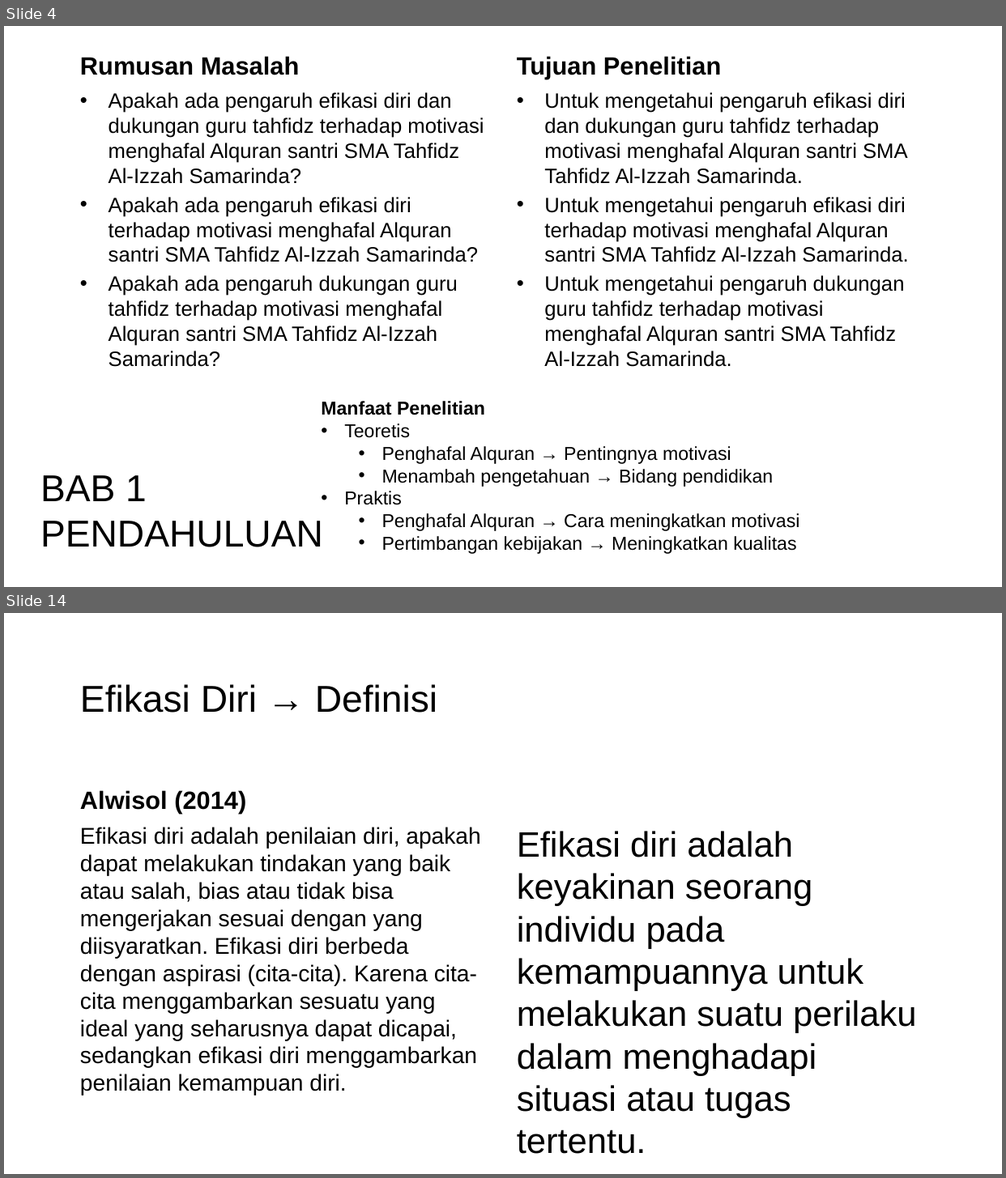
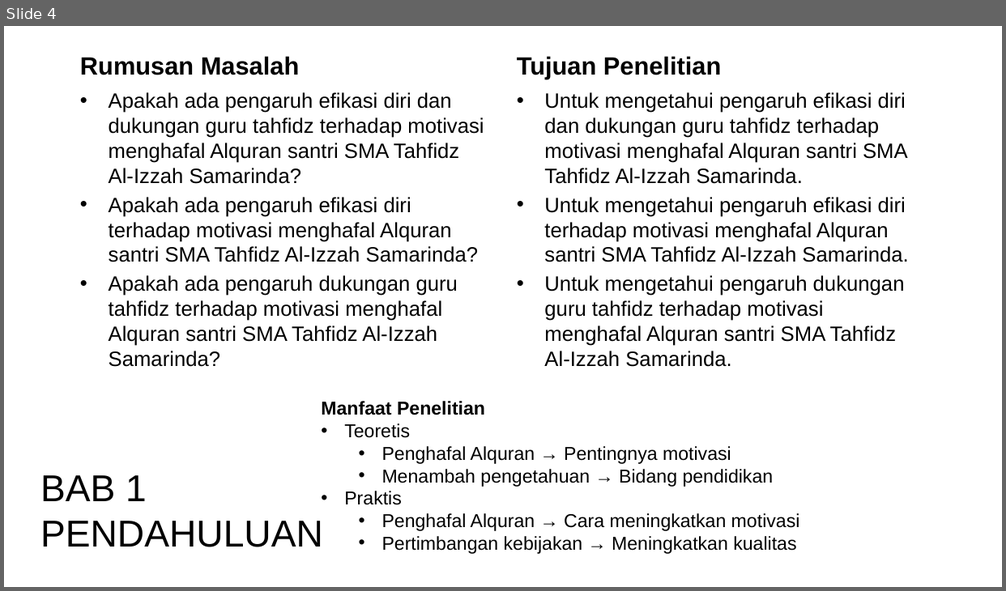
Before and after one commit to mzaini30/skripsi, a slide deck: seminar proposal.pptx. Shown one above the other, each under a label of ours: slides 4 and 14 before the commit, slide 4 after it; the slides between them are not shown. The pictures are 1006x1178 and 1006x591 pixels, drawn with LibreOffice and Linux fonts; fonts in the diff are those of the drawing; background and template pictures are left out. Boxes give left, top, right and bottom in pixels: in the first picture for what was removed or moved away, otherwise in the second. Text is boxed around its words. In the diff, an @@ line names an element or a change of style, - is before the commit and + after.

```diff
--- a/seminar proposal.pptx
+++ b/seminar proposal.pptx
@@ slide 14 removed at (4, 613, 1002, 1174), background picture (left out) @@
@@ title removed at (80, 684, 437, 713) @@
-Efikasi Diri → Definisi
@@ text removed at (80, 790, 246, 814) @@
-Alwisol (2014)
@@ text removed at (80, 827, 480, 1096) @@
-Efikasi diri adalah penilaian diri, apakah dapat melakukan tindakan yang baik atau salah, bias atau tidak bisa mengerjakan sesuai dengan yang diisyaratkan. Efikasi diri berbeda dengan aspirasi (cita-cita). Karena cita-cita menggambarkan sesuatu yang ideal yang seharusnya dapat dicapai, sedangkan efikasi diri menggambarkan penilaian kemampuan diri.
@@ text removed at (517, 831, 917, 1118) @@
-Efikasi diri adalah keyakinan seorang individu pada kemampuannya untuk melakukan suatu perilaku dalam menghadapi situasi atau tugas tertentu.
```
Also in this commit, not shown: 2 slides changed, 1 slide added, 16 other slides removed.
